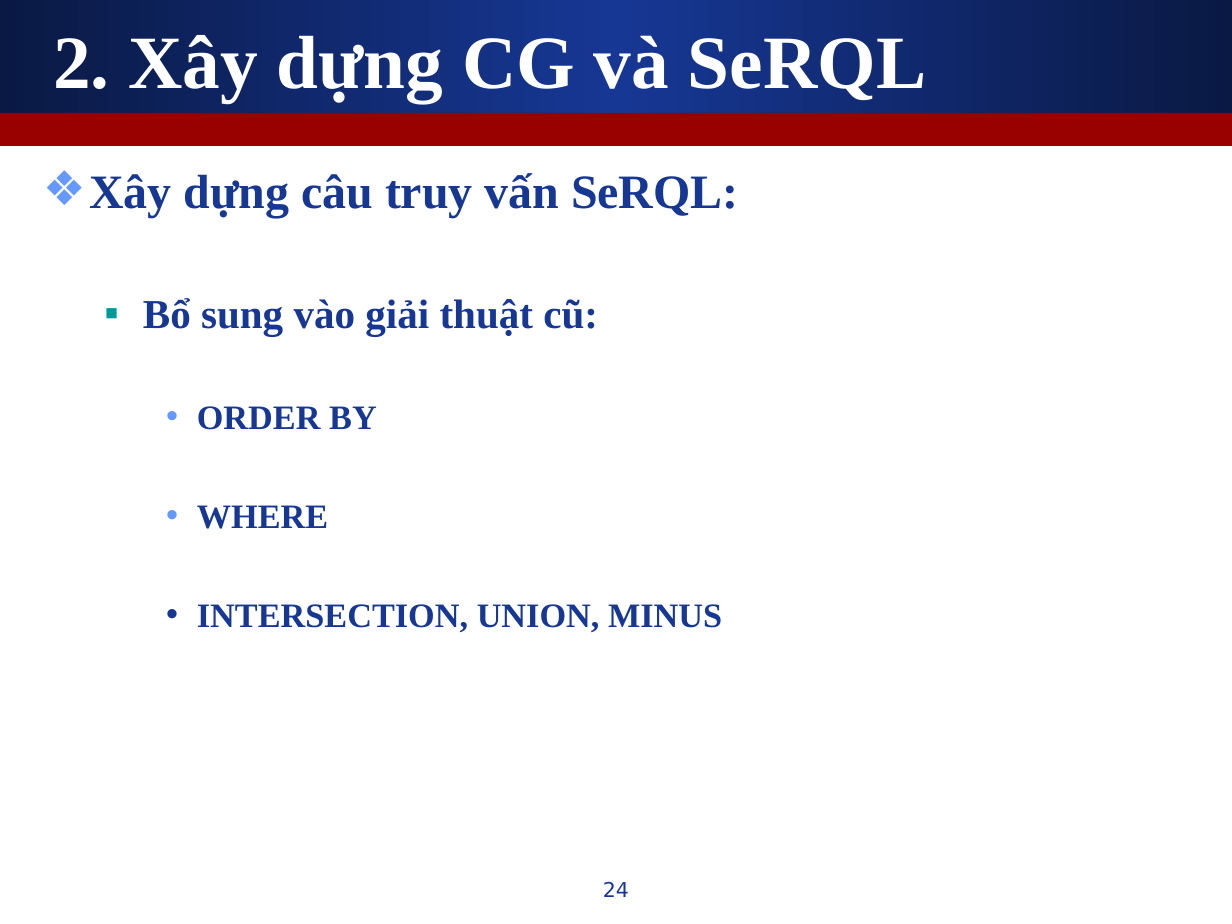
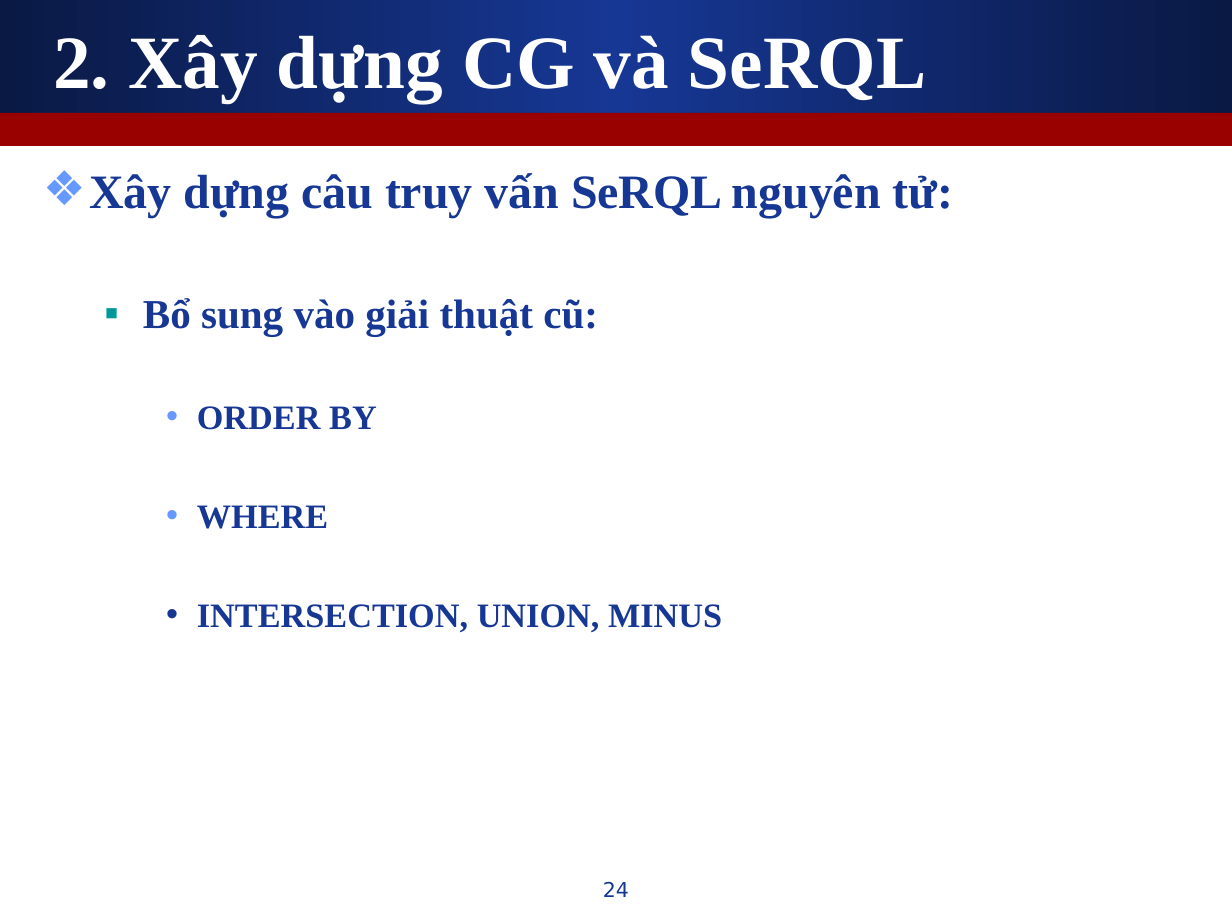
Before and after one commit to leaderwing/kt-kimres, a slide deck: slide 24 of note/Copy of [Thesis] Presentation.ppt. Drawn at 1232x924 pixels with LibreOffice and Linux fonts; fonts in the diff are those of the drawing. Boxes give left, top, right and bottom in pixels: in the first picture for what was removed or moved away, otherwise in the second. Text is boxed around its words. In the diff, an @@ line names an element or a change of style, - is before the commit and + after.

```diff
--- a/note/Copy of [Thesis] Presentation.ppt
+++ b/note/Copy of [Thesis] Presentation.ppt
@@ text at (89, 173, 954, 217): text changed @@
-❖ Xây dựng câu truy vấn SeRQL:
+❖ Xây dựng câu truy vấn SeRQL nguyên tử:
```
Also in this commit, not shown: 5 other slides changed, 1 slide added.
